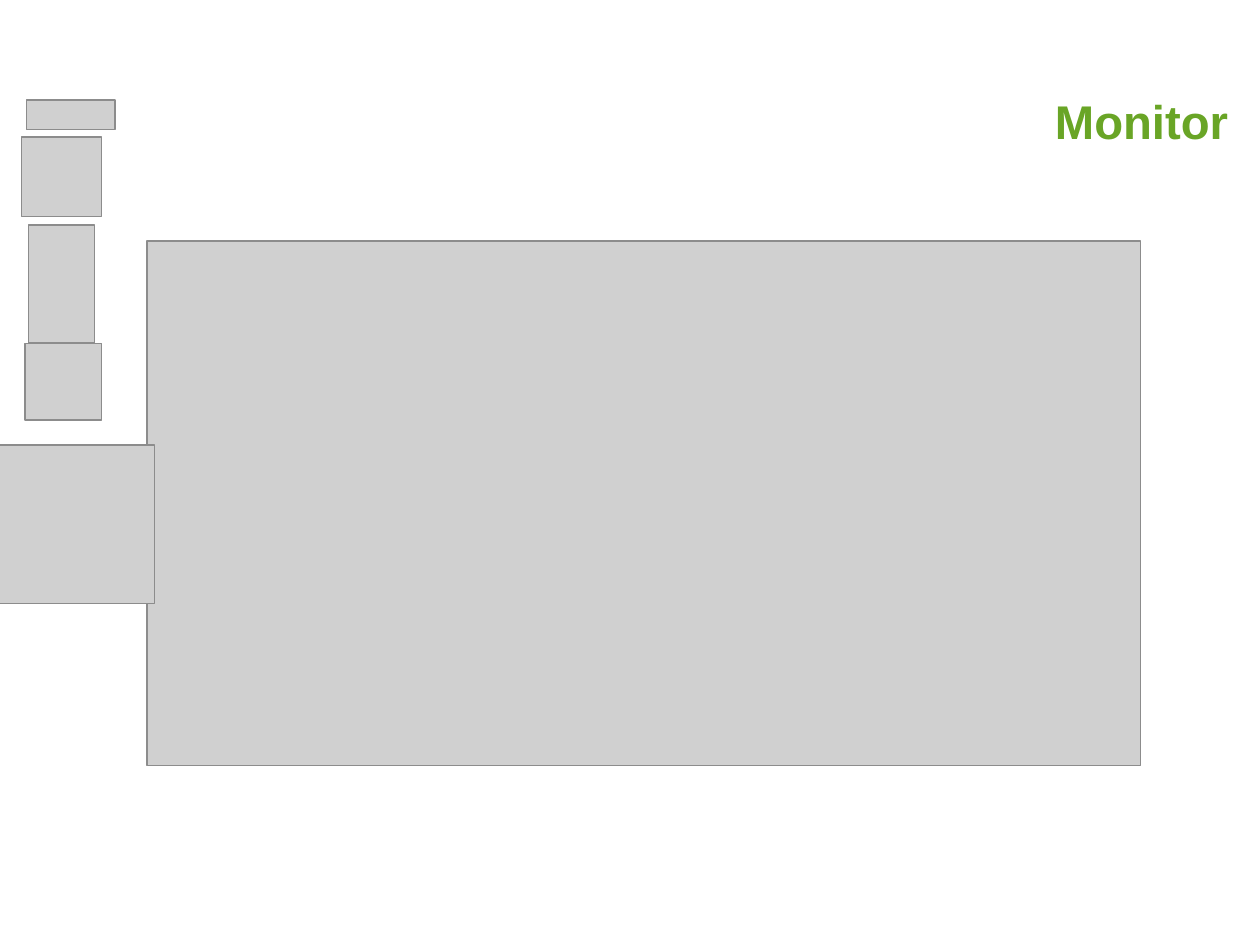
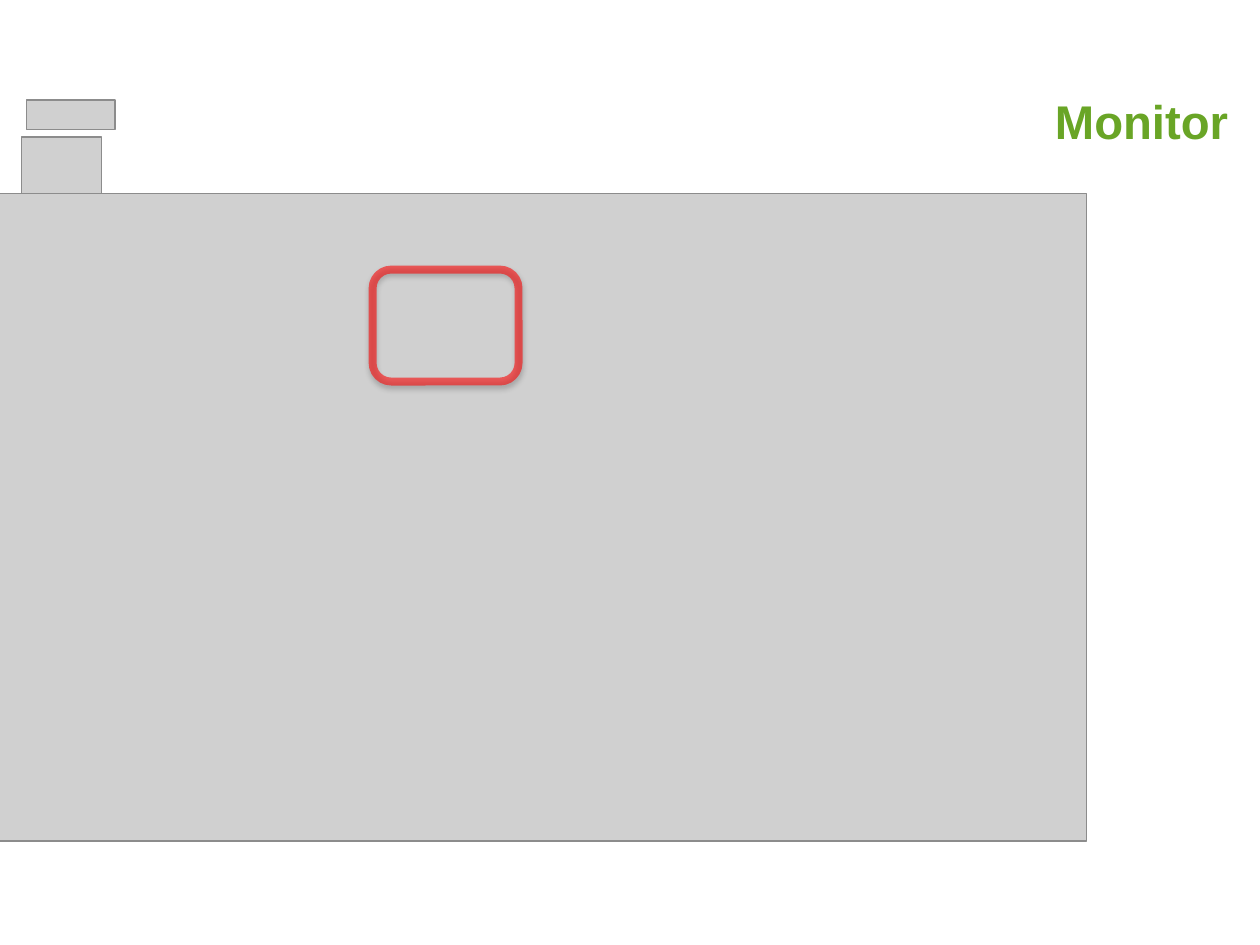
Before and after one commit to AlessioTommasi-supsi/iotProject, a slide deck: slide 27 of docs/tesi/MSE_Master Thesis_Presentation_AlessioTommasi PostIncontro.pptx. Drawn at 1260x945 pixels with LibreOffice and Linux fonts; fonts in the diff are those of the drawing; grey boxes stand for pictures; background and template pictures are left out. Boxes give left, top, right and bottom in pixels: in the first picture for what was removed or moved away, otherwise in the second. Text is boxed around its words. In the diff, an @@ line names an element or a change of style, - is before the commit and + after.

```diff
--- a/docs/tesi/MSE_Master Thesis_Presentation_AlessioTommasi PostIncontro.pptx
+++ b/docs/tesi/MSE_Master Thesis_Presentation_AlessioTommasi PostIncontro.pptx
@@ picture: place and size @@
-picture at (147,241,1142,765)
+picture at (0,194,1086,842)
@@ picture removed at (29,226,96,344) @@
@@ rounded rectangle added at (373,270,519,382), outline #FF0000 4.5 pt @@
@@ picture removed at (25,343,102,420) @@
@@ picture removed at (0,445,154,604) @@
```
Also in this commit, not shown: 2 other slides changed, 12 slides added, 10 slides removed, 2 other files.
